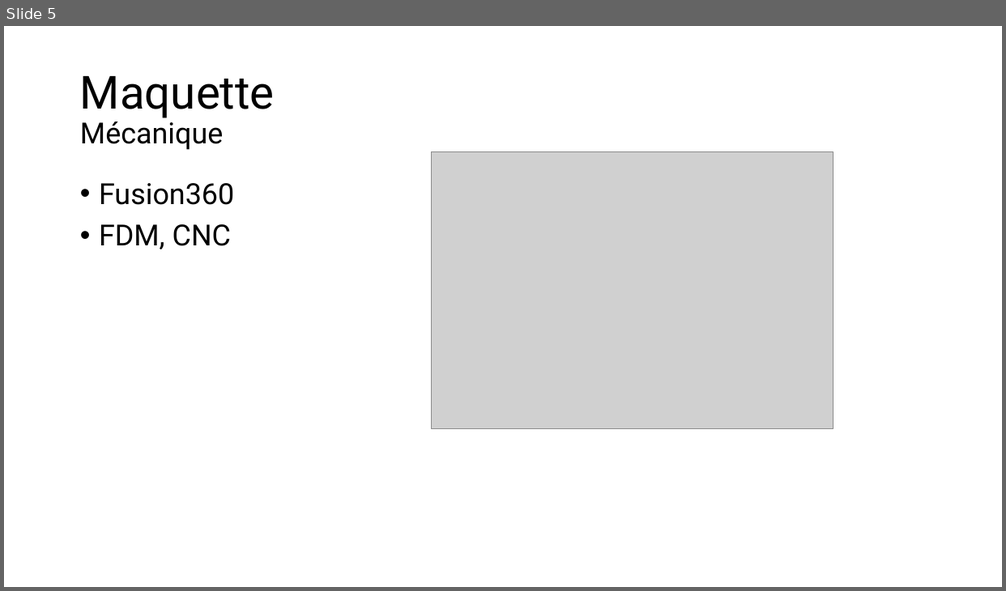
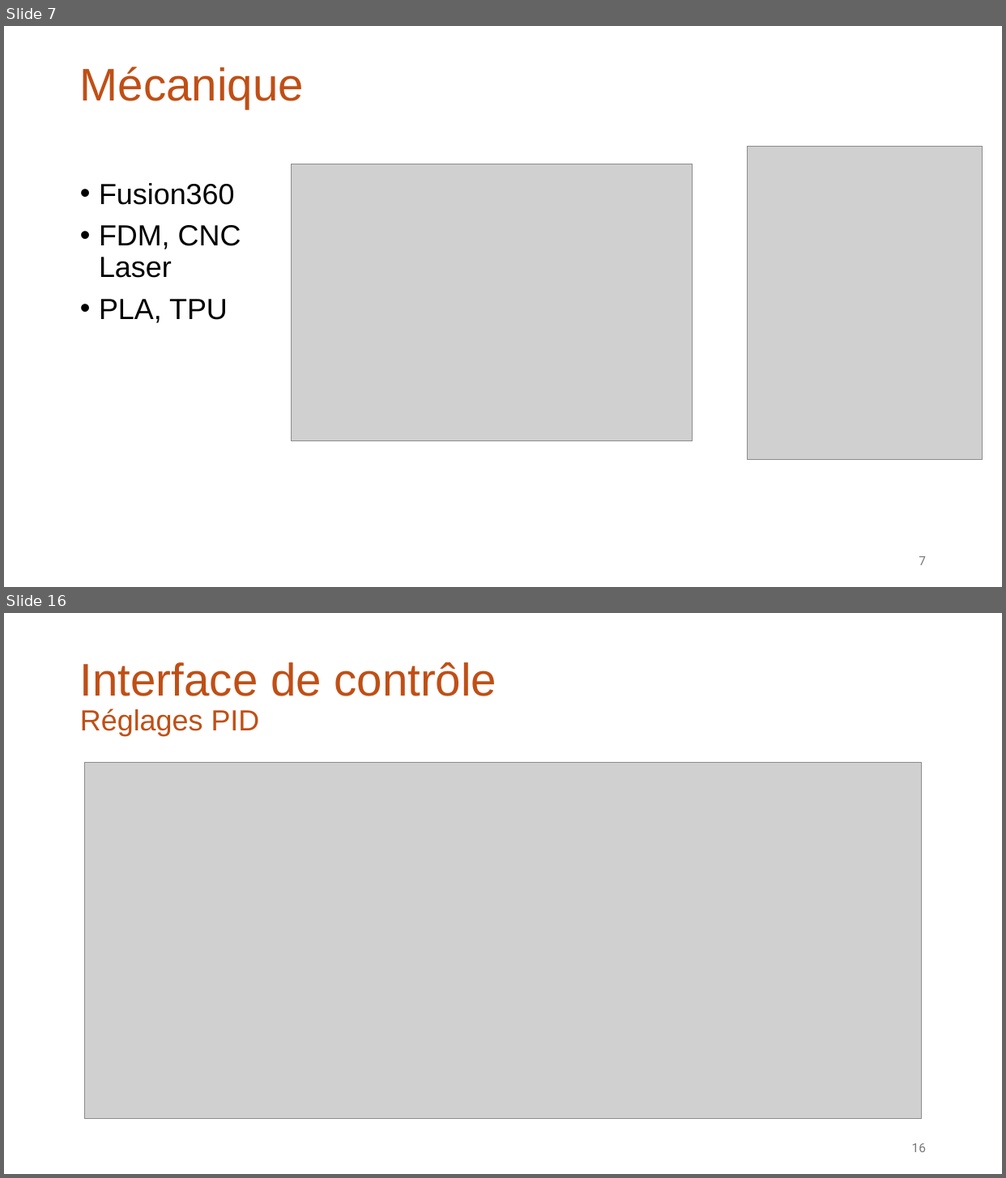
Before and after one commit to Ding-Jeremy/Self-Balancing-Bot, a slide deck: A_Documentation/Defense.pptx. Shown one above the other, each under a label of ours: slide 5 before the commit, slides 7 and 16 after it; the slides between them are not shown. The pictures are 1006x591 and 1006x1178 pixels, drawn with LibreOffice and Linux fonts; fonts in the diff are those of the drawing; grey boxes stand for pictures. Boxes give left, top, right and bottom in pixels: in the first picture for what was removed or moved away, otherwise in the second. Text is boxed around its words. In the diff, an @@ line names an element or a change of style, - is before the commit and + after.

```diff
--- a/A_Documentation/Defense.pptx
+++ b/A_Documentation/Defense.pptx
@@ slide 16 added at [4, 613, 1002, 1174], background #FFFFFF @@
@@ title added at [80, 662, 496, 736], 44 pt, text #C04F15 @@
+Interface de contrôle
+Réglages PID
@@ picture added at [85, 763, 922, 1119] @@
@@ page number added at [912, 1144, 926, 1152], 12 pt, text #797979 @@
+16
@@ what was slide 5 is now slide 7 @@
@@ slide 7 changed as well @@
@@ title at [80, 66, 304, 109]: text changed; size 28 to 44 pt; font Roboto to Arial; text colour #000000 to #C04F15 @@
-Maquette
-Mécanique
+Mécanique
@@ picture added at [748, 147, 982, 460] @@
@@ picture: place and size @@
-picture at [432, 152, 833, 429]
+picture at [291, 165, 692, 442]
@@ text at [99, 183, 235, 205]: font Roboto to Arial in "Fusion360" @@
@@ text at [99, 225, 241, 323]: text changed; font Roboto to Arial @@
-• FDM, CNC
+• FDM, CNC
+  Laser
+• PLA, TPU
@@ page number added at [918, 557, 926, 565], 12 pt, text #797979 @@
+7
```
Also in this commit, not shown: 4 other slides changed, 23 other slides added, 14 other files.
